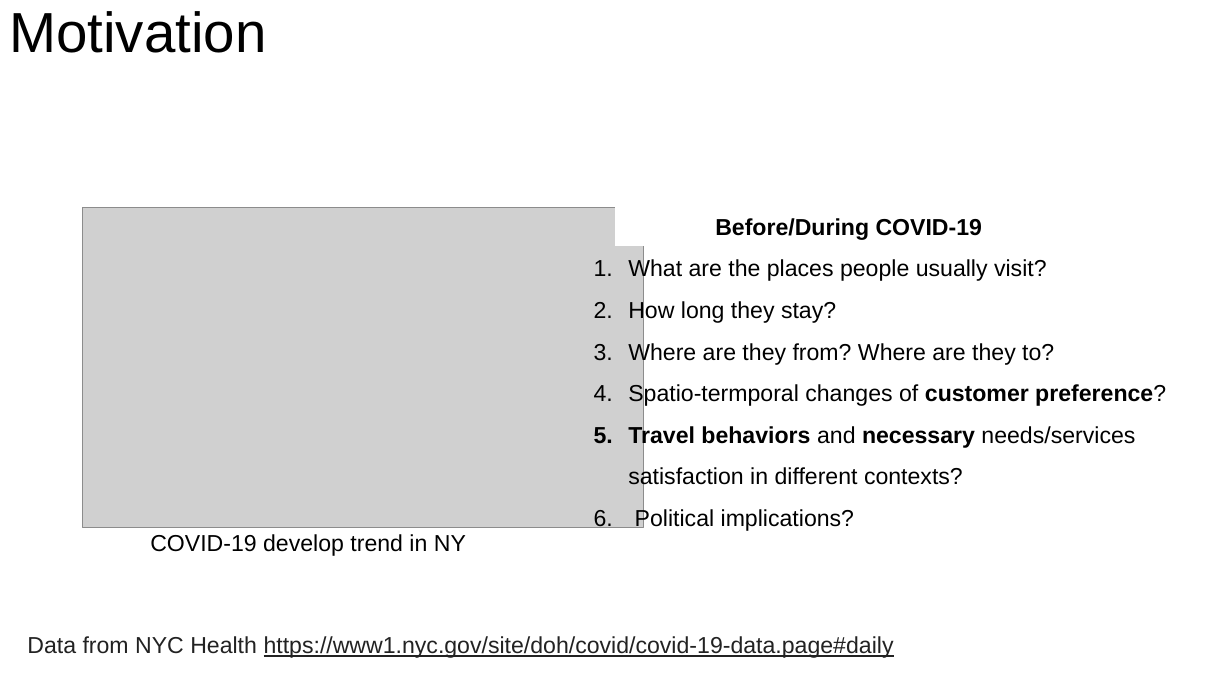
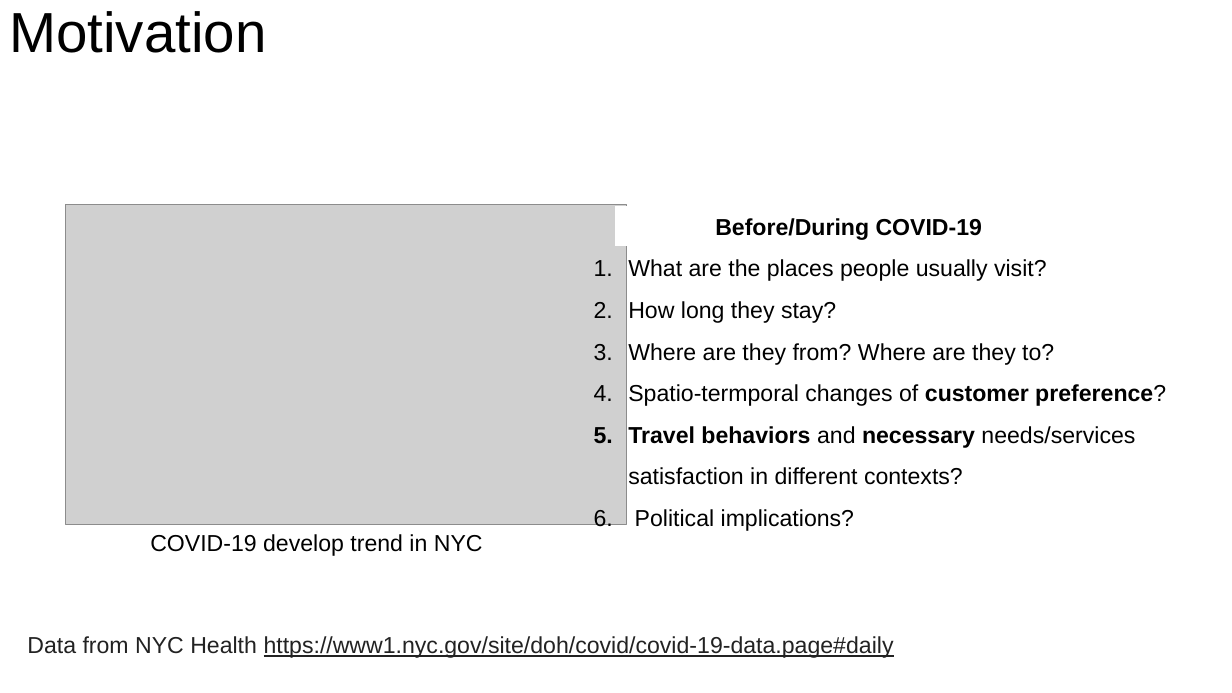
Before and after one commit to Xiaoyi-Wu0711/mobility_covid-19, a slide deck: slide 2 of doc/mid_term.pptx. Drawn at 1232x693 pixels with LibreOffice and Linux fonts; fonts in the diff are those of the drawing; grey boxes stand for pictures. Boxes give left, top, right and bottom in pixels: in the first picture for what was removed or moved away, otherwise in the second. Text is boxed around its words. In the diff, an @@ line names an element or a change of style, - is before the commit and + after.

```diff
--- a/doc/mid_term.pptx
+++ b/doc/mid_term.pptx
@@ picture: place and size @@
-picture at (83,207,643,528)
+picture at (66,204,626,525)
@@ text at (150,534,483,556): text changed @@
-COVID-19 develop trend in NY
+COVID-19 develop trend in NYC
```
Also in this commit, not shown: 11 other slides changed.
